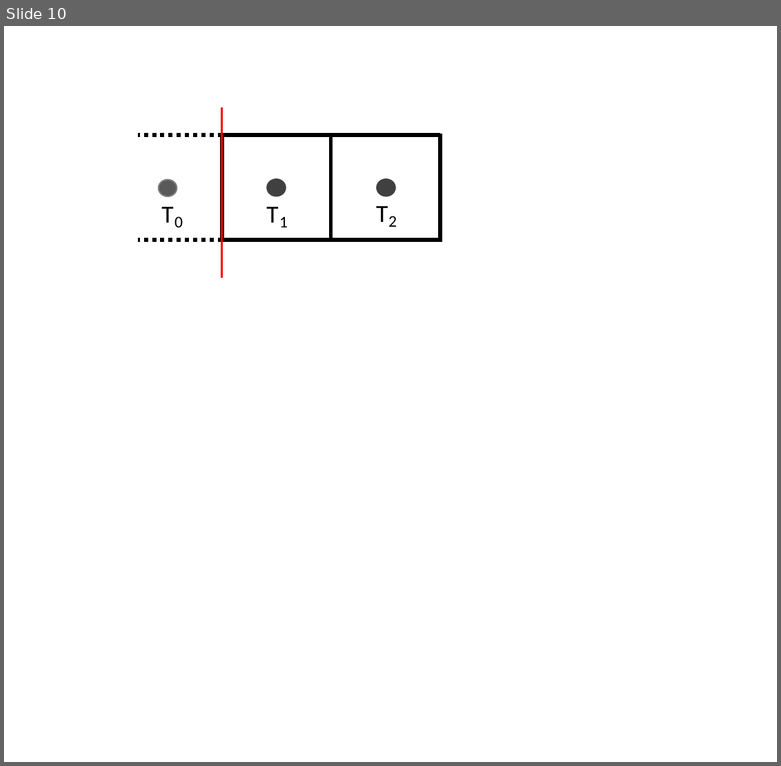
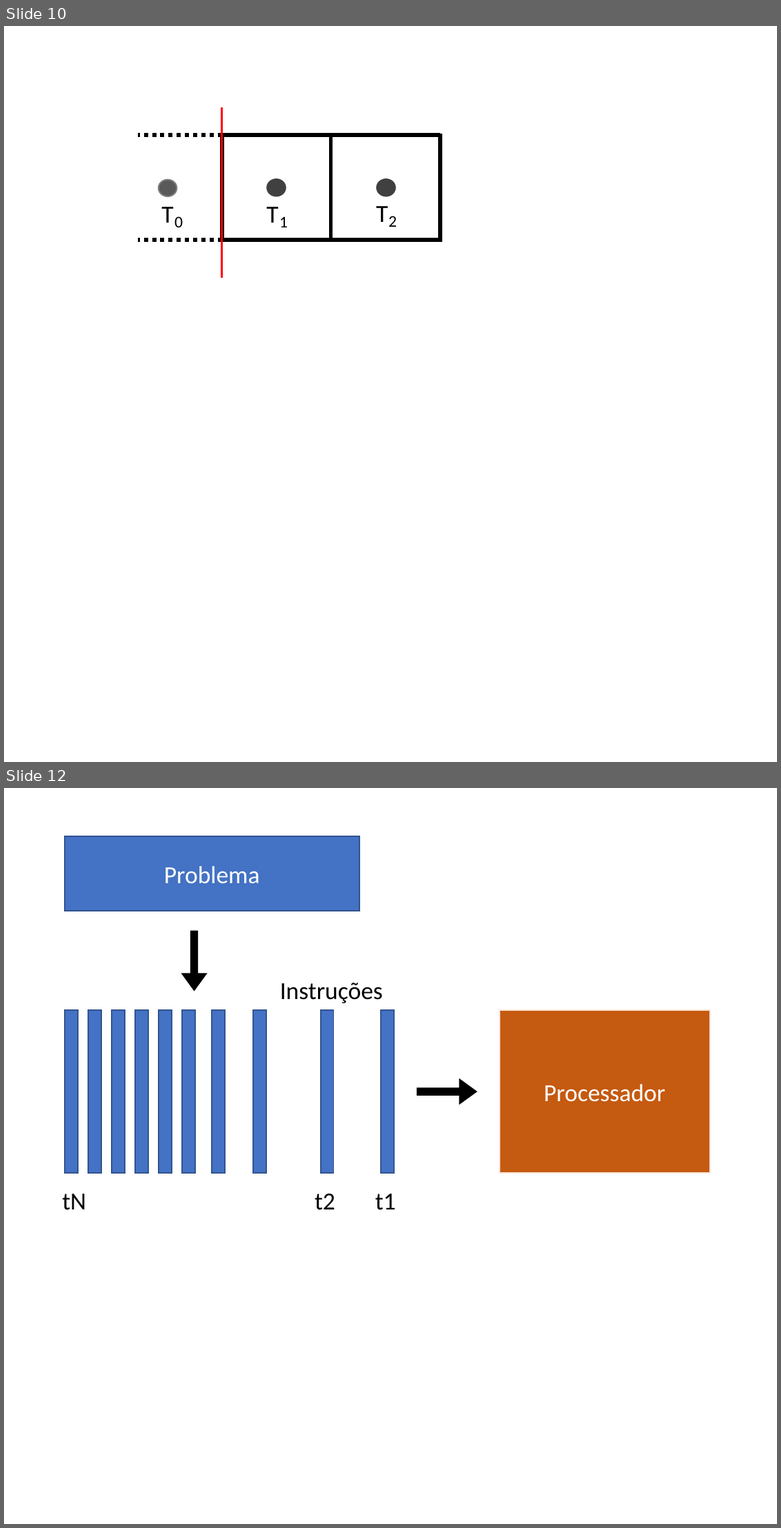
Before and after one commit to ldsc/ProjetoEngenharia-STC-3D-SimuladorDeTransferenciaDeCalor-3D, a slide deck: imagens/ppt/desenhos_TCC.pptx. Shown one above the other, each under a label of ours: slide 10 before the commit, slides 10 and 12 after it; the slides between them are not shown. The pictures are 781x766 and 781x1528 pixels, drawn with LibreOffice and Linux fonts; fonts in the diff are those of the drawing. Boxes give left, top, right and bottom in pixels: in the first picture for what was removed or moved away, otherwise in the second. Text is boxed around its words. In the diff, an @@ line names an element or a change of style, - is before the commit and + after.

```diff
--- a/imagens/ppt/desenhos_TCC.pptx
+++ b/imagens/ppt/desenhos_TCC.pptx
@@ slide 12 added at (4, 788, 777, 1524), background #FFFFFF @@
@@ rectangle added at (65, 836, 359, 911), fill #4472C4, outline #325491 1 pt, 18 pt, text #FFFFFF @@
+Problema
@@ down arrow added at (183, 932, 206, 990), fill #000000, outline #000000 1 pt @@
@@ text added at (280, 983, 383, 1003), 18 pt, text #000000 @@
+Instruções
@@ rectangle added at (65, 1010, 78, 1173), fill #4472C4, outline #325491 1 pt @@
@@ rectangle added at (88, 1010, 101, 1173), fill #4472C4, outline #325491 1 pt @@
@@ rectangle added at (112, 1010, 125, 1173), fill #4472C4, outline #325491 1 pt @@
@@ rectangle added at (136, 1010, 148, 1173), fill #4472C4, outline #325491 1 pt @@
@@ rectangle added at (159, 1010, 172, 1173), fill #4472C4, outline #325491 1 pt @@
@@ rectangle added at (183, 1010, 196, 1173), fill #4472C4, outline #325491 1 pt @@
@@ rectangle added at (212, 1010, 225, 1173), fill #4472C4, outline #325491 1 pt @@
@@ rectangle added at (253, 1010, 266, 1173), fill #4472C4, outline #325491 1 pt @@
@@ rectangle added at (320, 1010, 333, 1173), fill #4472C4, outline #325491 1 pt @@
@@ rectangle added at (381, 1010, 394, 1173), fill #4472C4, outline #325491 1 pt @@
@@ rectangle added at (500, 1010, 711, 1173), fill #C55A11, outline #FBE5D6 1 pt, 18 pt, text #FFFFFF @@
+Processador
@@ down arrow added at (417, 1080, 477, 1103), fill #000000, outline #000000 1 pt @@
@@ text added at (62, 1194, 86, 1210), 18 pt, text #000000 @@
+tN
@@ text added at (314, 1194, 335, 1210), 18 pt, text #000000 @@
+t2
@@ text added at (375, 1194, 396, 1210), 18 pt, text #000000 @@
+t1
```
Also in this commit, not shown: 1 other slide added, 30 other files.
